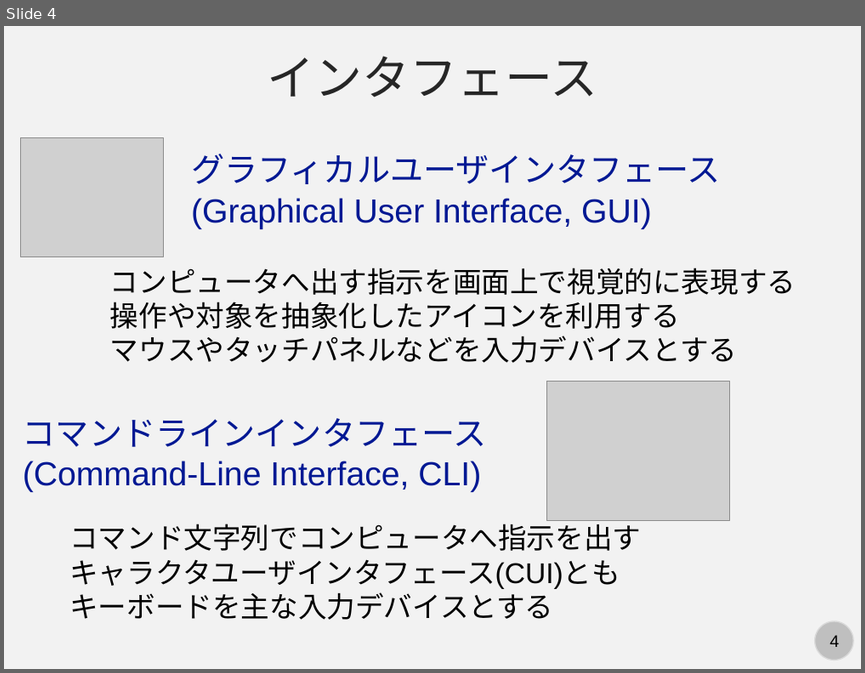
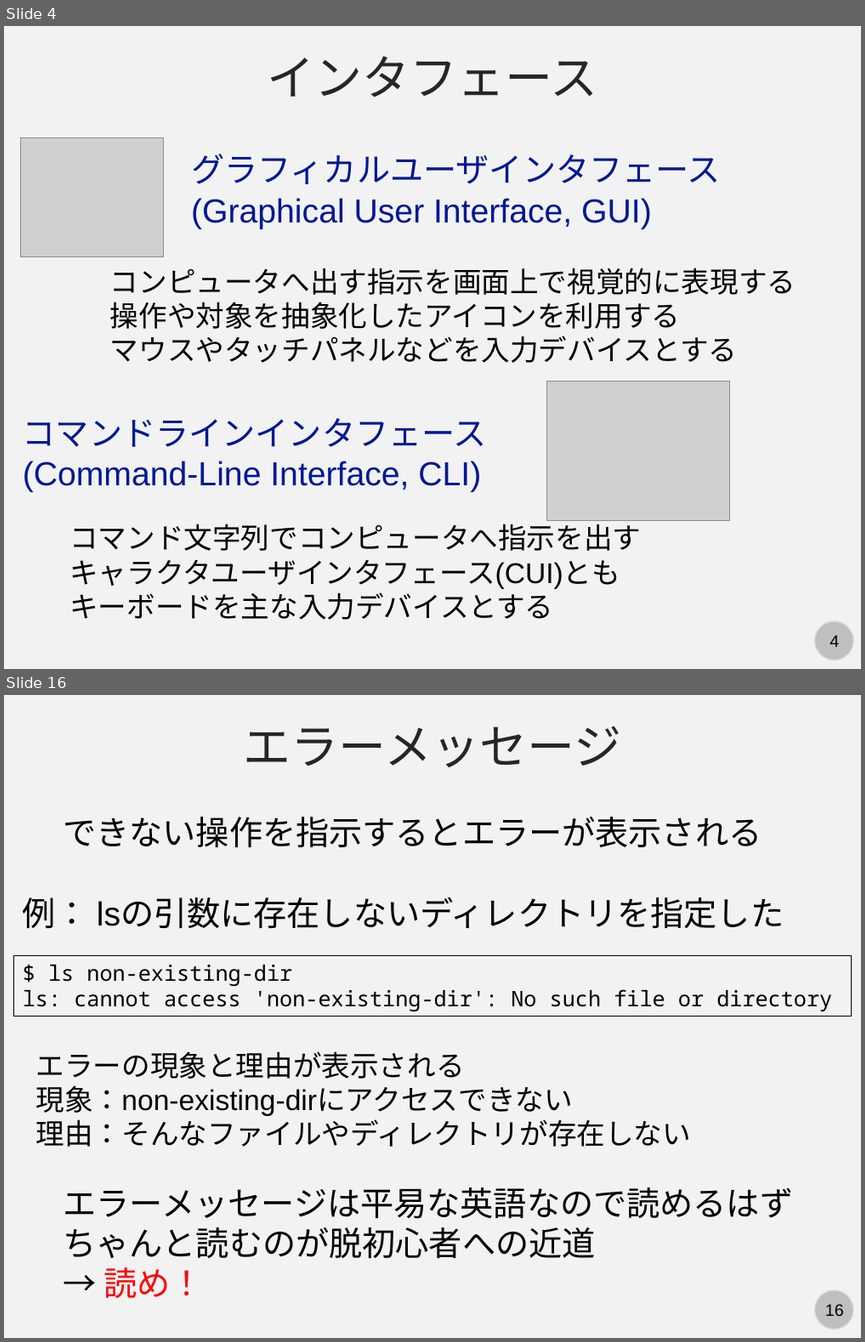
Before and after one commit to kaityo256/github, a slide deck: command/fig/slide.pptx. Shown one above the other, each under a label of ours: slide 4 before the commit, slides 4 and 16 after it; the slides between them are not shown. The pictures are 865x673 and 865x1342 pixels, drawn with LibreOffice and Linux fonts; fonts in the diff are those of the drawing; grey boxes stand for pictures. Boxes give left, top, right and bottom in pixels: in the first picture for what was removed or moved away, otherwise in the second. Text is boxed around its words. In the diff, an @@ line names an element or a change of style, - is before the commit and + after.

```diff
--- a/command/fig/slide.pptx
+++ b/command/fig/slide.pptx
@@ slide 16 added at [4,695,861,1338], background #F2F2F2; not listed: 2 template elements that a slide beside it also shows @@
@@ text added at [244,726,621,767], 40 pt, text #262626 @@
+エラーメッセージ
@@ text added at [63,817,761,848], 28 pt, text #000000 @@
+できない操作を指示するとエラーが表示される
@@ text added at [23,897,783,928], 28 pt, text #000000 @@
+例： lsの引数に存在しないディレクトリを指定した
@@ rectangle added at [14,955,851,1016], outline #000000 0.75 pt, 18 pt, text #000000 @@
+$ ls non-existing-dir
+ls: cannot access 'non-existing-dir': No such file or directory
@@ text added at [36,1051,692,1146], 24 pt, text #000000 @@
+エラーの現象と理由が表示される
+現象：non-existing-dirにアクセスできない
+理由：そんなファイルやディレクトリが存在しない
@@ text added at [63,1187,793,1298], 28 pt, text #000000 @@
+エラーメッセージは平易な英語なので読めるはず
+ちゃんと読むのが脱初心者への近道
+→ 読め！
```
Also in this commit, not shown: 1 slide changed, 13 other slides added, 1 slide removed.
